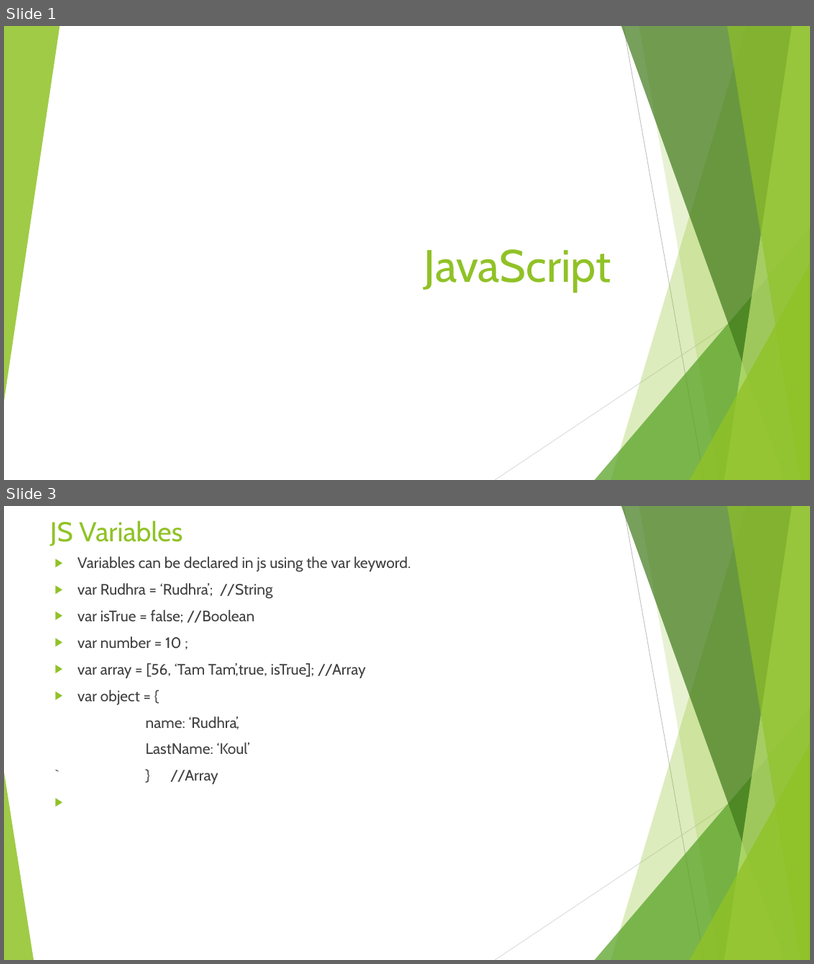
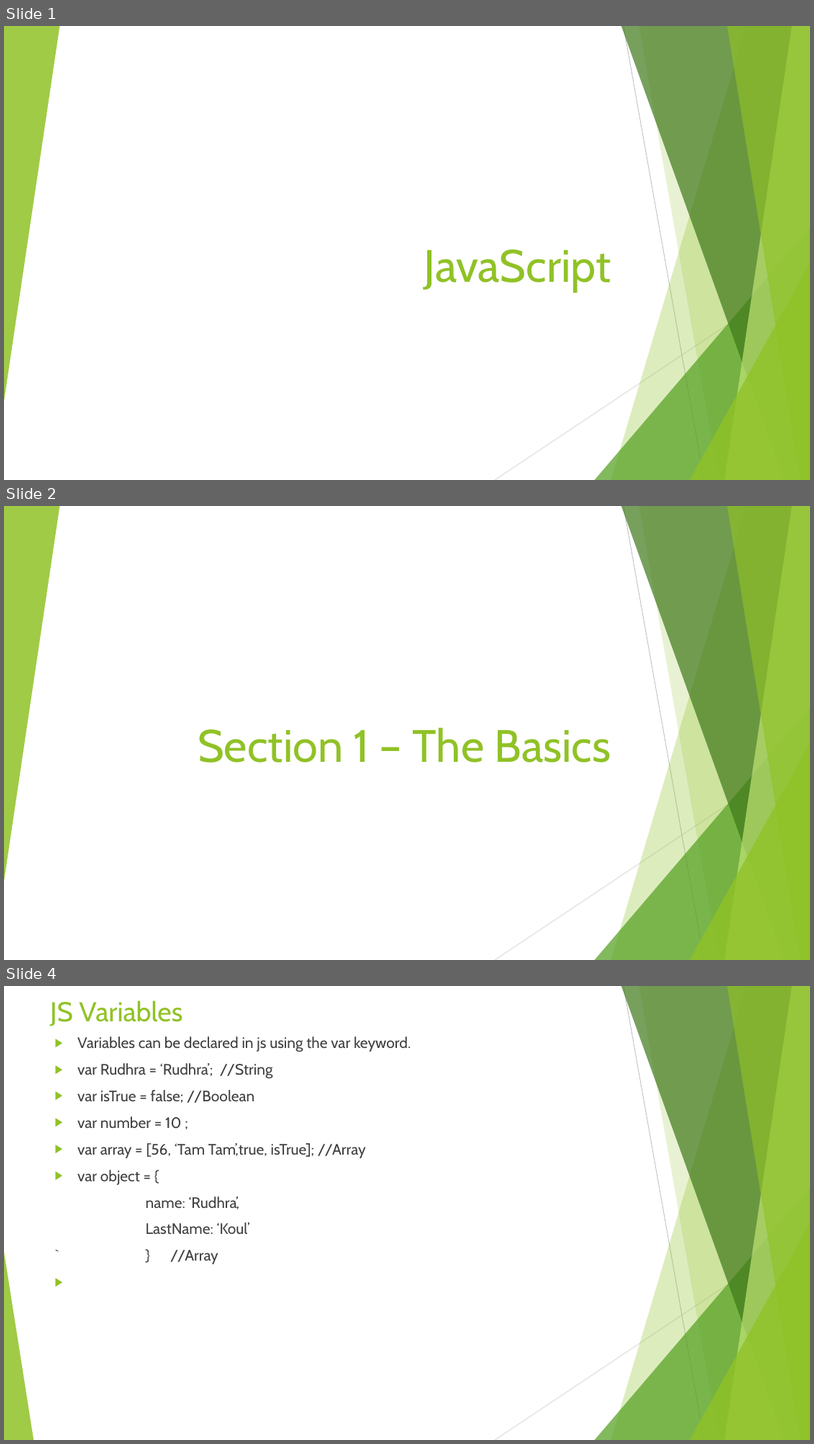
Before and after one commit to rudhrainfogain/JavaScript, a slide deck: PPT/JavaScriptTraining.pptx. Shown one above the other, each under a label of ours: slides 1 and 3 before the commit, slides 1, 2 and 4 after it; the slides between them are not shown. The pictures are 814x964 and 814x1444 pixels, drawn with LibreOffice and Linux fonts; fonts in the diff are those of the drawing. Boxes give left, top, right and bottom in pixels: in the first picture for what was removed or moved away, otherwise in the second. Text is boxed around its words. In the diff, an @@ line names an element or a change of style, - is before the commit and + after.

Commit message:
Section1 - The Basics

```diff
--- a/PPT/JavaScriptTraining.pptx
+++ b/PPT/JavaScriptTraining.pptx
@@ slide 2 added at <box>4,506,810,960</box>, background #FFFFFF; not listed: 10 template elements that a slide beside it also shows @@
@@ title added at <box>198,727,612,762</box>, 54 pt, text #90C226 @@
+Section 1 – The Basics
@@ what was slide 3 is now slide 4 @@
```
Also in this commit, not shown: 9 other slides added, 7 other files.
